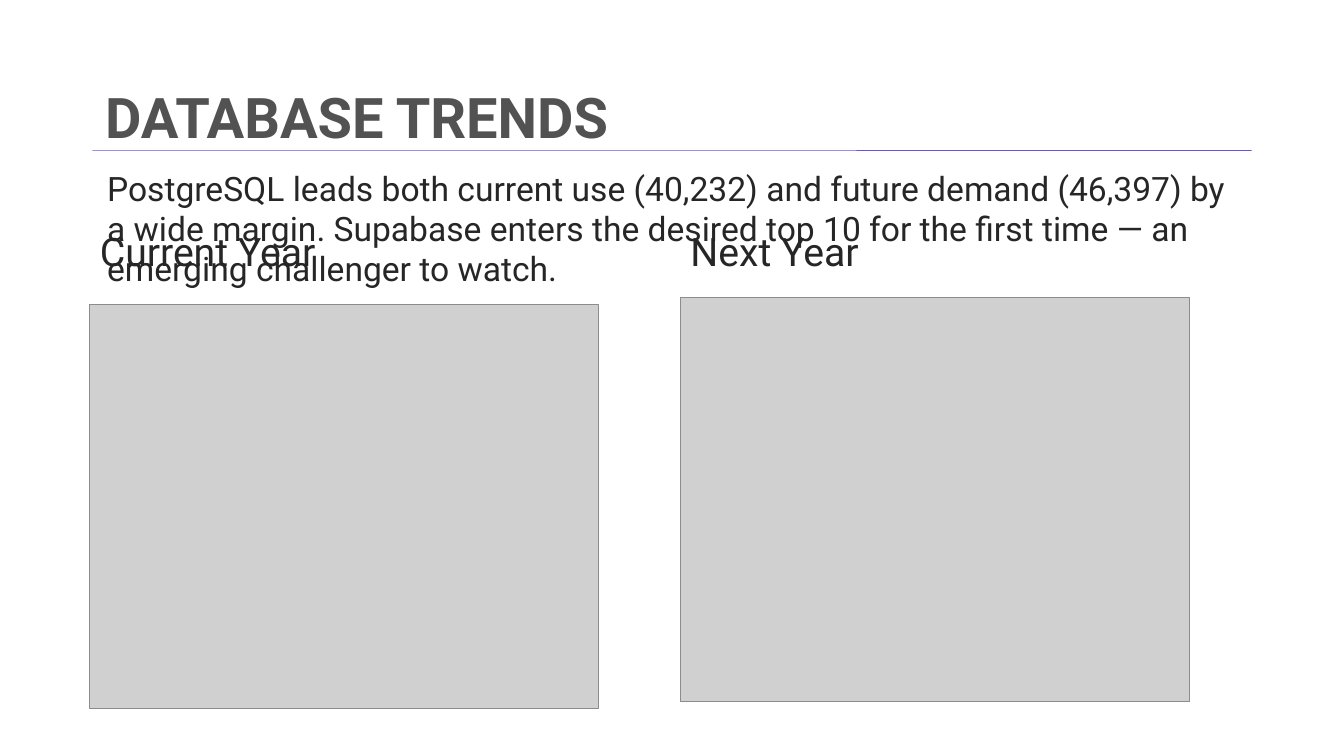
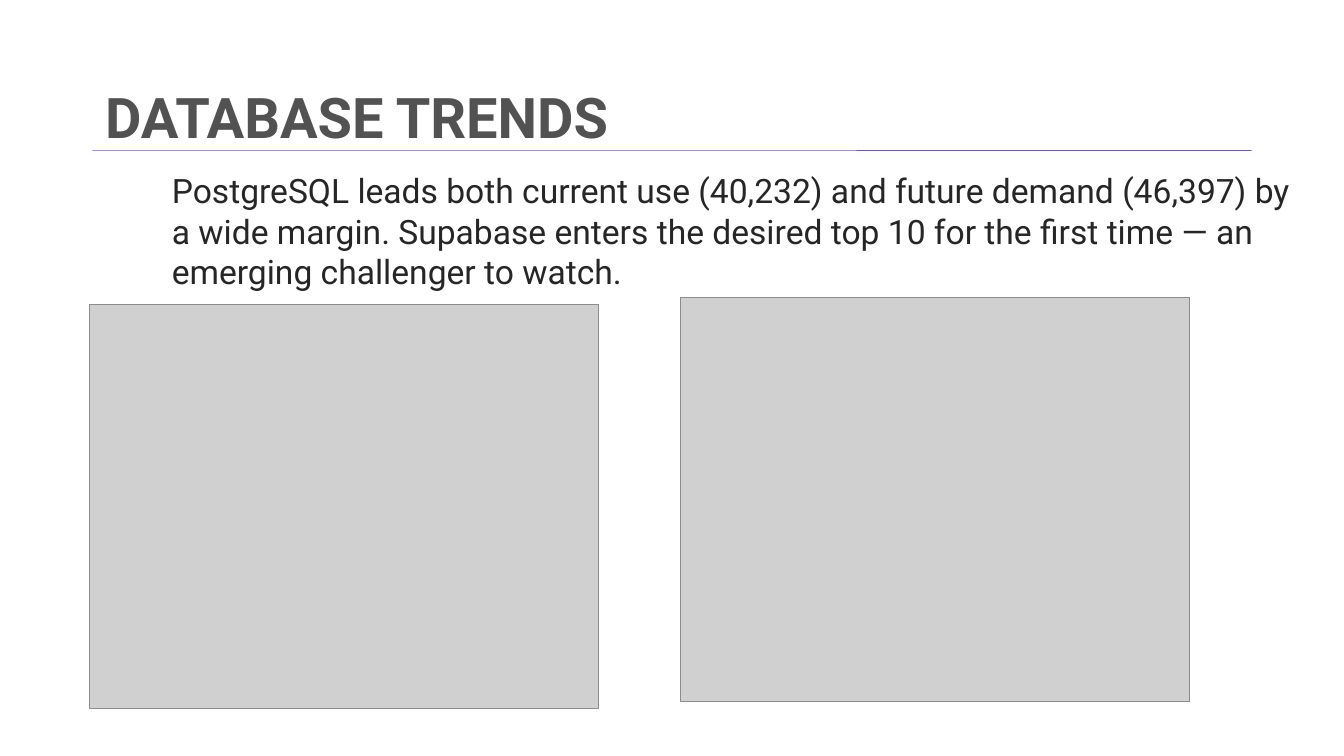
Before and after one commit to adriant25/ibm-data-analyst-capstone, a slide deck: slide 11 of capstone-project/capstone_v3.pptx. Drawn at 1344x756 pixels with LibreOffice and Linux fonts; fonts in the diff are those of the drawing; grey boxes stand for pictures; background and template pictures are left out. Boxes give left, top, right and bottom in pixels: in the first picture for what was removed or moved away, otherwise in the second. Text is boxed around its words. In the diff, an @@ line names an element or a change of style, - is before the commit and + after.

```diff
--- a/capstone-project/capstone_v3.pptx
+++ b/capstone-project/capstone_v3.pptx
@@ text "PostgreSQL leads both current use ...": place and size @@
-text "PostgreSQL leads both current use ..." at box(107, 174, 1225, 288)
+text "PostgreSQL leads both current use ..." at box(172, 176, 1290, 291)
@@ text removed at box(100, 231, 316, 277) @@
-Current Year
@@ text removed at box(690, 231, 859, 267) @@
-Next Year
```
Also in this commit, not shown: 5 other slides changed, 7 other files.
